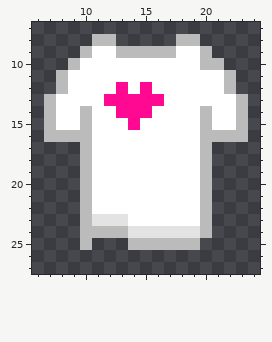
A pixel-art sprite gets an edit: resources/Textures/CSSR/Clothing/OuterClothing/Oversizes/oversizeHoodie.rsi/icon.png. That is the earlier state.
The file is 32x32 pixels. Shown: x 6..24, y 7..27.
The same view after the edit:
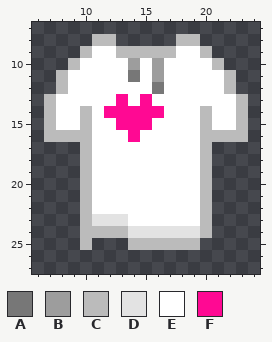
Palette (. is transparent): A #777777  B #9d9d9d  C #bbbbbb  D #e3e3e3  E #ffffff  F #ff0993
Diff:
The edit turns colour E into colour A in row 11 at x 14; in row 12 at x 16.
The edit turns colour E into colour B in row 10 at x 14 and 16; in row 11 at x 16.
The edit turns colour C into colour E in row 10 at x 20.
The edit turns colour F into colour E in row 12 at x 13 and 15; in row 13 at x 12, 14 and 16.
The edit turns colour E into colour F in row 14 at x 12 and 16; in row 15 at x 13 and 15; in row 16 at x 14.
Pixel boxes of the changes (left, top, right, bottom) in both pictures:
changed: (104, 58, 212, 142)
